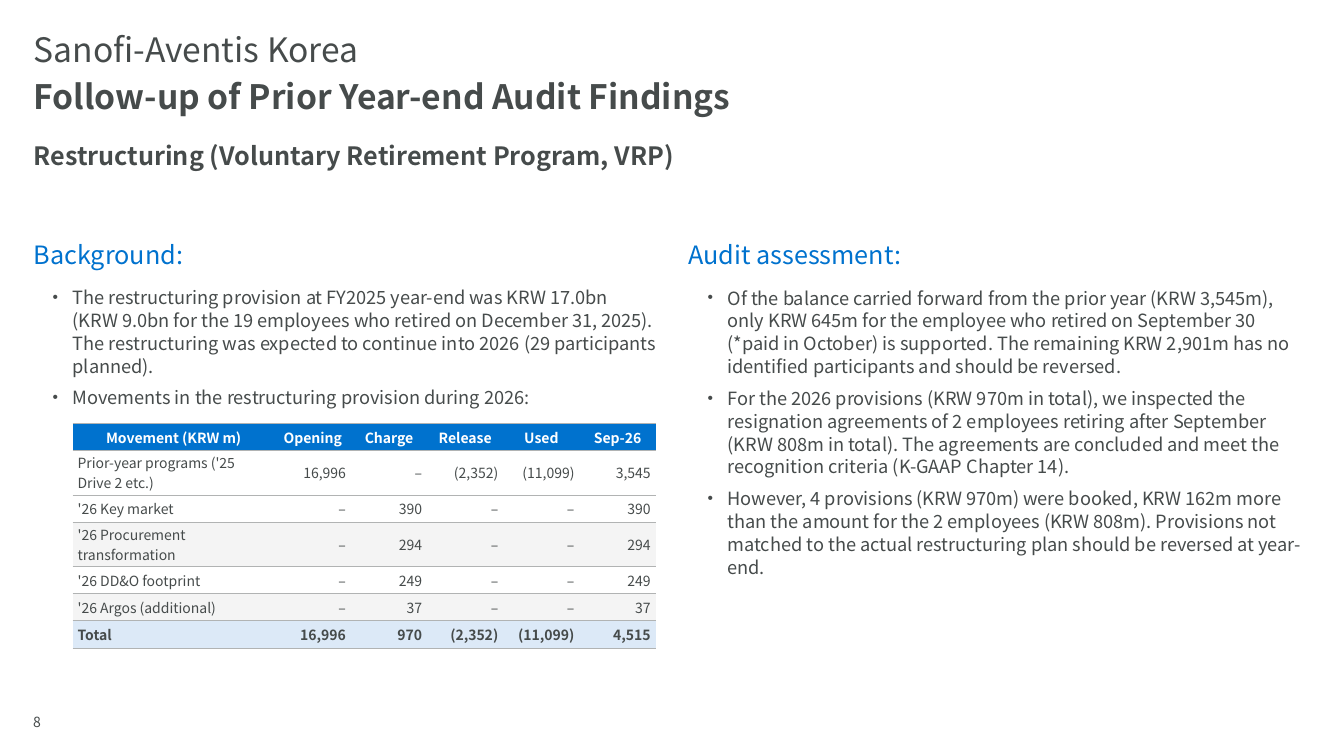
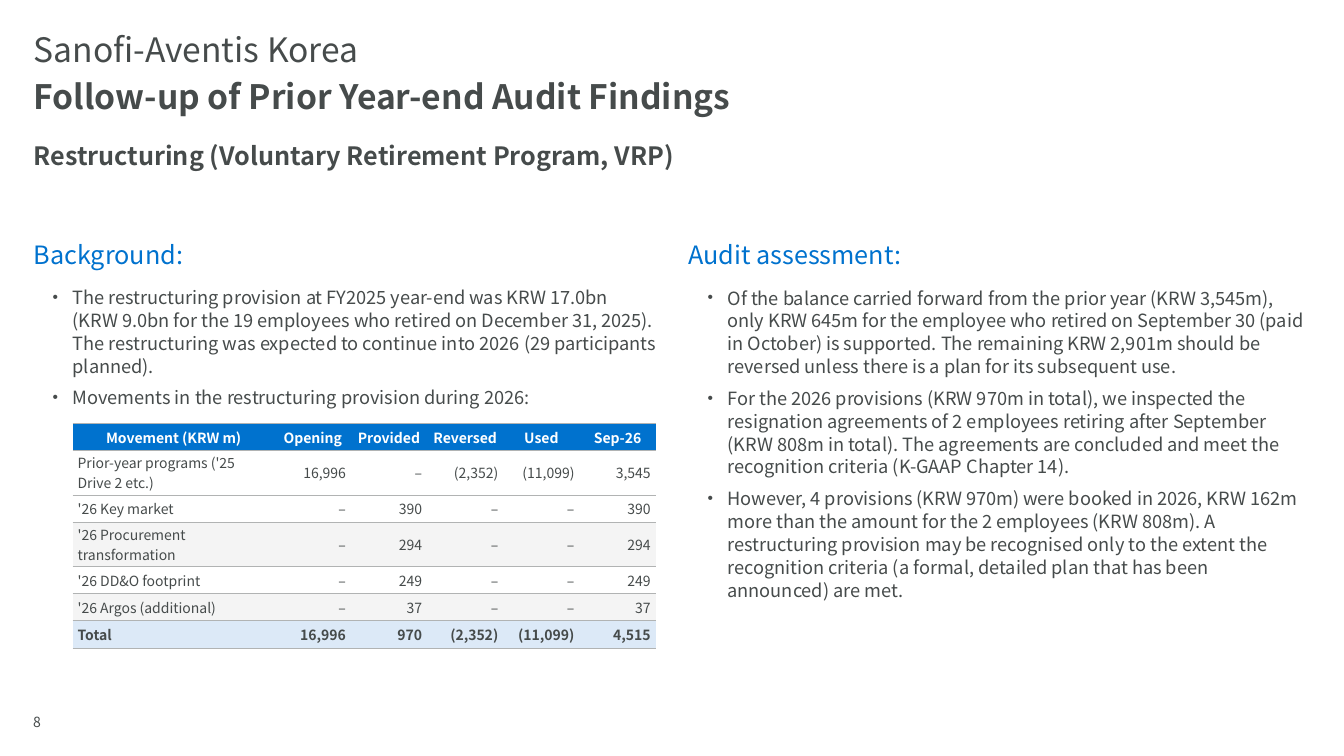
Before and after one commit to hansesle-maker/code, a slide deck: slide 8 of deliverables/SAK_FY2026_Interim_Closing_EN.pptx. Drawn at 1344x756 pixels with LibreOffice and Linux fonts; fonts in the diff are those of the drawing; background and template pictures are left out. Boxes give left, top, right and bottom in pixels: in the first picture for what was removed or moved away, otherwise in the second. Text is boxed around its words. In the diff, an @@ line names an element or a change of style, - is before the commit and + after.

```diff
--- a/deliverables/SAK_FY2026_Interim_Closing_EN.pptx
+++ b/deliverables/SAK_FY2026_Interim_Closing_EN.pptx
@@ text at (x1=728, y1=290, x2=1304, y2=377): text changed @@
-  • Of the balance carried forward from the prior year (KRW 3,545m), only KRW 645m for the employee who retired on September 30 (*paid in October) is supported. The remaining KRW 2,901m has no identified participants and should be reversed.
+  • Of the balance carried forward from the prior year (KRW 3,545m), only KRW 645m for the employee who retired on September 30 (paid in October) is supported. The remaining KRW 2,901m should be reversed unless there is a plan for its subsequent use.
@@ table at (x1=73, y1=423, x2=657, y2=647) @@
-row 1, column 3: Charge
+row 1, column 3: Provided
-row 1, column 4: Release
+row 1, column 4: Reversed
@@ text at (x1=728, y1=490, x2=1297, y2=601): text changed @@
-  • However, 4 provisions (KRW 970m) were booked, KRW 162m more than the amount for the 2 employees (KRW 808m). Provisions not matched to the actual restructuring plan should be reversed at year-end.
+  • However, 4 provisions (KRW 970m) were booked in 2026, KRW 162m more than the amount for the 2 employees (KRW 808m). A restructuring provision may be recognised only to the extent the recognition criteria (a formal, detailed plan that has been announced) are met.
```
Also in this commit, not shown: 4 other slides changed, 1 other file.
